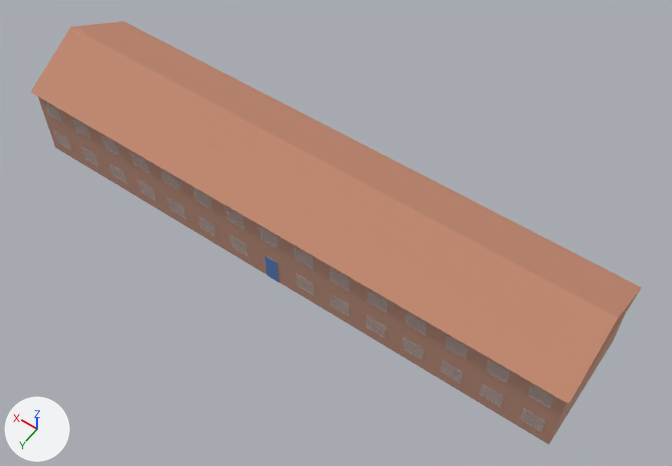
An edit to the glTF model modules/assets/internal/models/context/context.house_terrace_8.glb, drawn before and after from the same camera.
The view is the same before and after, from a 50 mm camera at (-23.7, 30.3, 49.5) aimed at (-2.4, 0.5, 2.7). The axes (+X, +Y, +Z) are drawn at lower left. The lights are the same throughout. The picture after the commit comes second.

The first picture shows 'openings__glass', 'roof__brick', 'roof__clay_tile', 'walls__brick' and 1 more.
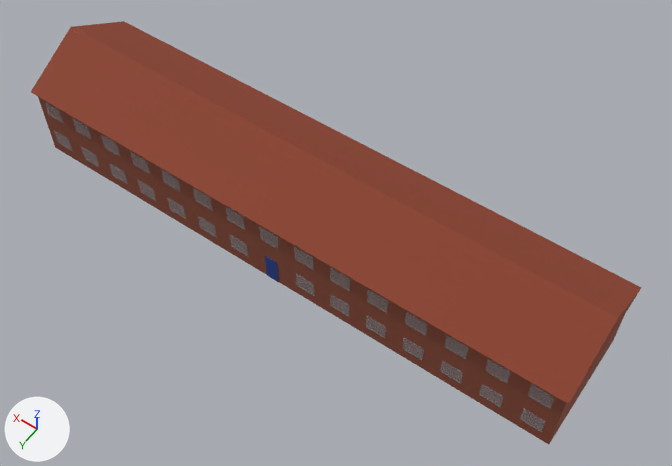
Edits to the bpy script that builds the scene:
```text
Change mat_brick:
    mat_brick.base_color: (0.56, 0.3, 0.22) -> (0.274, 0.0732, 0.0397)  # beige #c59581 -> brown #8f4c38
Change mat_clay_tile:
    mat_clay_tile.base_color: (0.55, 0.25, 0.16) -> (0.263, 0.0509, 0.022)  # brown #c4896f -> brown #8c4029
```

Where the change shows, as pixel boxes [x1, y1, x2, y2] in the pictures (672 x 466 px):
'roof__clay_tile', recoloured (darker)
    both: [31, 21, 641, 404]
'walls__brick', recoloured
    both: [38, 97, 624, 444]
'roof__brick', recoloured
    both: [73, 28, 84, 35]
